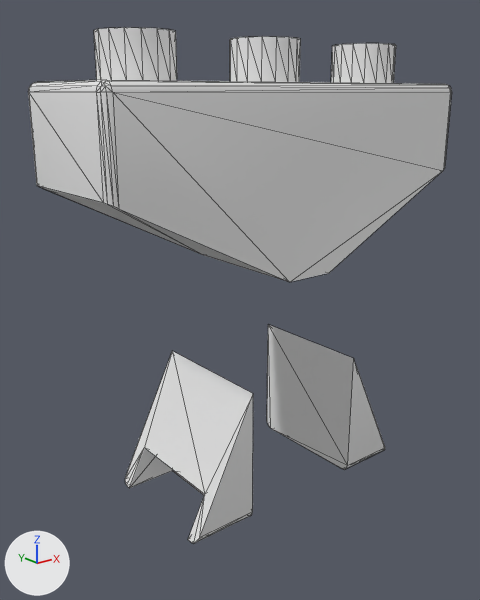
The glTF model models/arch_pointed.glb: old version first, new version second.
One viewpoint serves both versions: a 50 mm camera at (-1.57, -1.83, 1.47) aimed at (-0.08, 0.03, 0.73). Lighting does not change. The marker at lower left points along +X, +Y and +Z. The older version comes first. Mesh edges are drawn as thin lines. Where no turn or scale is listed for an object, it has been applied to the vertices. Vertices at exactly the same position are counted once.

The first picture shows 'arch_pointed'.
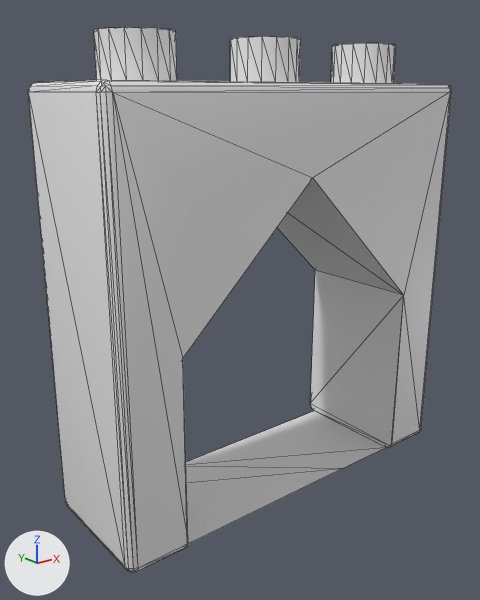
Location of each change, [x1, y1, x2, y2] in pixels of the pictures (480 x 600 px):
'arch_pointed', reshaped
    before: [28, 27, 452, 543]
    after: [28, 27, 452, 573]
part 1 of me_cube_006, deleted
    before: [267, 325, 385, 469]
part 2 of me_cube_006, deleted
    before: [125, 351, 253, 543]
part 3 of me_cube_006, built on
    before: [28, 92, 452, 282]
    after: [28, 92, 452, 573]

Edits to the bpy script that builds the scene:
```text
Change me_cube_006:
    used by ob_arch_pointed; location = (0.0, 0.0, 0.0)
    remove me_cube_006.from_pydata(...)  # 216 vertices, 408 faces; spans x -0.75..0.75, y -0.25..0.25, z 0.0..1.64
    add me_cube_006.from_pydata(...)  # 216 vertices, 416 faces; spans x -0.75..0.75, y -0.25..0.25, z 0.0..1.64
    me_cube_006 part 1: the loose piece of 26 vertices spanning x 0.25..0.5, y -0.25..0.25, z 0.0..0.5 is deleted
    me_cube_006 part 2: the loose piece of 26 vertices spanning x -0.5..-0.25, y -0.25..0.25, z 0.0..0.5 is deleted
    me_cube_006 part 3
    20 vertices are removed from x -0.75..0.75, y -0.25..0.25, z 0.86..1.19
    54 faces are deleted
    56 vertices are added at x -0.75..0.75, y -0.25..0.25, z 0.0..1.2
    16 new vertices lie (0.0, 0.0, -1.44) away from vertices in x -0.75..0.75, y -0.25..0.25, z 1.47
    158 new faces join them
```
